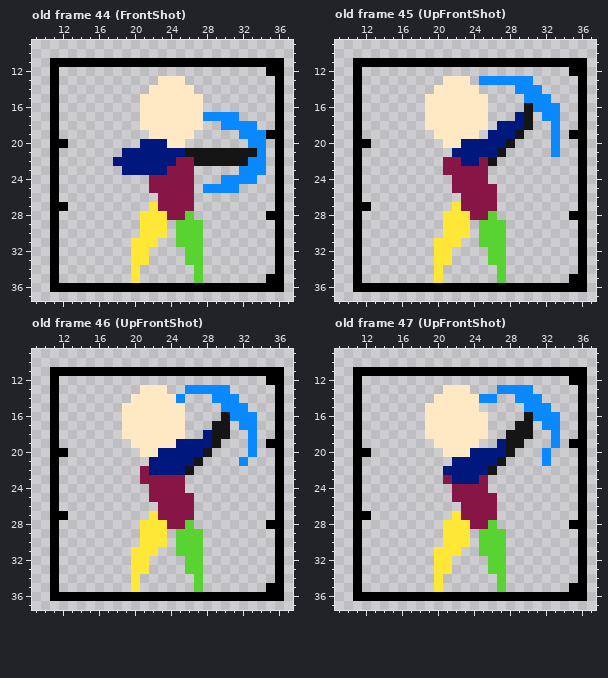
Two versions of one pixel-art file, Assets/Home_bred/Archer/NewArcher.aseprite. The picture above was drawn from the file before the commit.
48x48 pixels, 49 frames. Shown: old frame 44 (FrontShot): x 9..37, y 9..37; old frame 45 (UpFrontShot): x 9..37, y 9..37; old frame 46 (UpFrontShot): x 9..37, y 9..37; old frame 47 (UpFrontShot): x 9..37, y 9..37. The commit also changed other frames, which this record leaves out.
After:
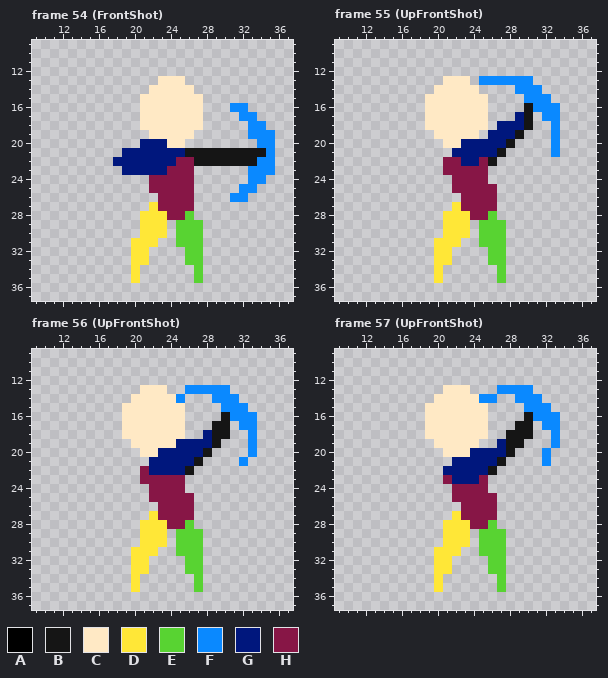
Palette (. is transparent): A #000000  B #151515  C #ffe9c5  D #ffe737  E #58d332  F #0a89ff  G #00177d  H #871646
A new or re-ordered frame is compared with the old frame closest to it.
What changed:
frames 49 -> 74
layer "Background" now hidden
Frame 54 (FrontShot) is new; against old frame 44 (FrontShot):
y 11: x 11..36 AAAAAAAAAAAAAAAAAAAAAAAAAA -> ..........................
y 12: x 11 A -> .; x 35..36 AA -> ..
y 13..15: x 11 A -> .; x 36 A -> .
y 16: x 11 A -> .; x 31..32 .. -> FF; x 36 A -> .
y 17: x 11 A -> .; x 28..33 FFFF.. -> ....FF; x 36 A -> .
y 18: x 11 A -> .; x 30..32 FFF -> ...; x 34 . -> F; x 36 A -> .
y 19: x 11 A -> .; x 32 F -> .; x 35..36 AA -> F.
y 20: x 11..12 AA -> ..; x 33 F -> .; x 35..36 .A -> F.
y 21: x 11 A -> .; x 34..36 F.A -> BF.
y 22: x 11 A -> .; x 33 F -> B; x 35..36 .A -> F.
y 23: x 11 A -> .; x 32 F -> .; x 35..36 .A -> F.
y 24: x 11 A -> .; x 30..32 FFF -> ...; x 34 . -> F; x 36 A -> .
y 25: x 11 A -> .; x 28..33 FFFF.. -> ....FF; x 36 A -> .
y 26: x 11 A -> .; x 31..32 .. -> FF; x 36 A -> .
y 27: x 11..12 AA -> ..; x 36 A -> .
y 28: x 11 A -> .; x 35..36 AA -> ..
y 29..34: x 11 A -> .; x 36 A -> .
y 35: x 11 A -> .; x 35..36 AA -> ..
y 36: x 11..36 AAAAAAAAAAAAAAAAAAAAAAAAAA -> ..........................
Frame 55 (UpFrontShot) is new; against old frame 45 (UpFrontShot):
y 11: x 11..36 AAAAAAAAAAAAAAAAAAAAAAAAAA -> ..........................
y 12: x 11 A -> .; x 35..36 AA -> ..
y 13..18: x 11 A -> .; x 36 A -> .
y 19: x 11 A -> .; x 35..36 AA -> ..
y 20: x 11..12 AA -> ..; x 36 A -> .
y 21..26: x 11 A -> .; x 36 A -> .
y 27: x 11..12 AA -> ..; x 36 A -> .
y 28: x 11 A -> .; x 35..36 AA -> ..
y 29..34: x 11 A -> .; x 36 A -> .
y 35: x 11 A -> .; x 35..36 AA -> ..
y 36: x 11..36 AAAAAAAAAAAAAAAAAAAAAAAAAA -> ..........................
Frame 56 (UpFrontShot) is new; against old frame 46 (UpFrontShot): the same change as frame 55 (UpFrontShot)
Frame 57 (UpFrontShot) is new; against old frame 47 (UpFrontShot):
y 11: x 11..36 AAAAAAAAAAAAAAAAAAAAAAAAAA -> ..........................
y 12: x 11 A -> .; x 35..36 AA -> ..
y 13..14: x 11 A -> .; x 36 A -> .
y 15: x 11 A -> .; x 25 . -> C; x 36 A -> .
y 16..18: x 11 A -> .; x 36 A -> .
y 19: x 11 A -> .; x 35..36 AA -> ..
y 20: x 11..12 AA -> ..; x 36 A -> .
y 21..26: x 11 A -> .; x 36 A -> .
y 27: x 11..12 AA -> ..; x 36 A -> .
y 28: x 11 A -> .; x 35..36 AA -> ..
y 29..34: x 11 A -> .; x 36 A -> .
y 35: x 11 A -> .; x 35..36 AA -> ..
y 36: x 11..36 AAAAAAAAAAAAAAAAAAAAAAAAAA -> ..........................
